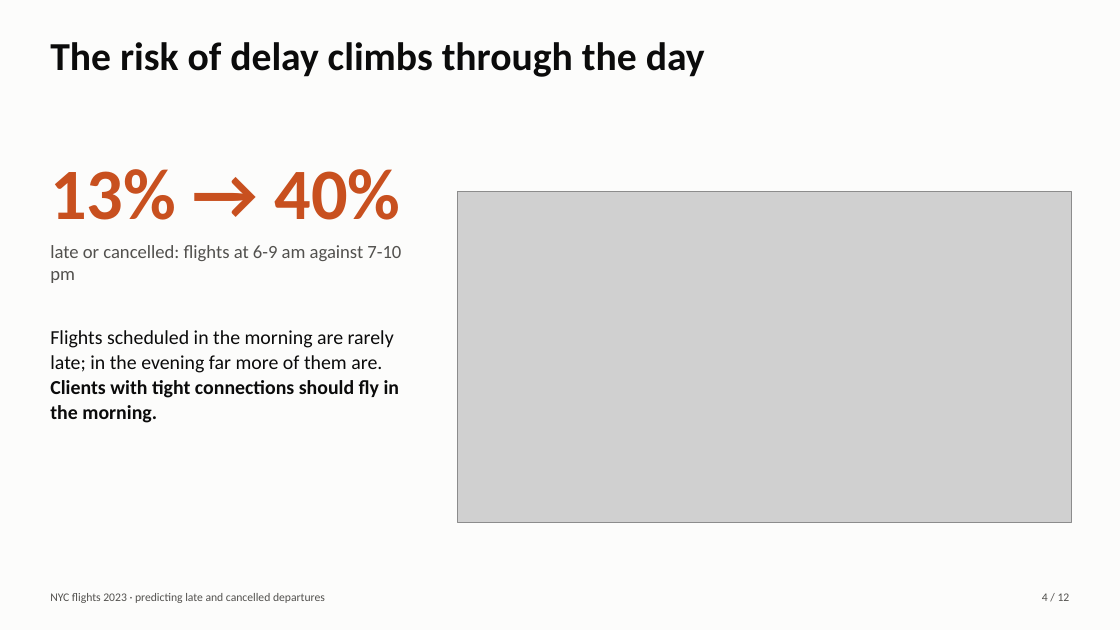
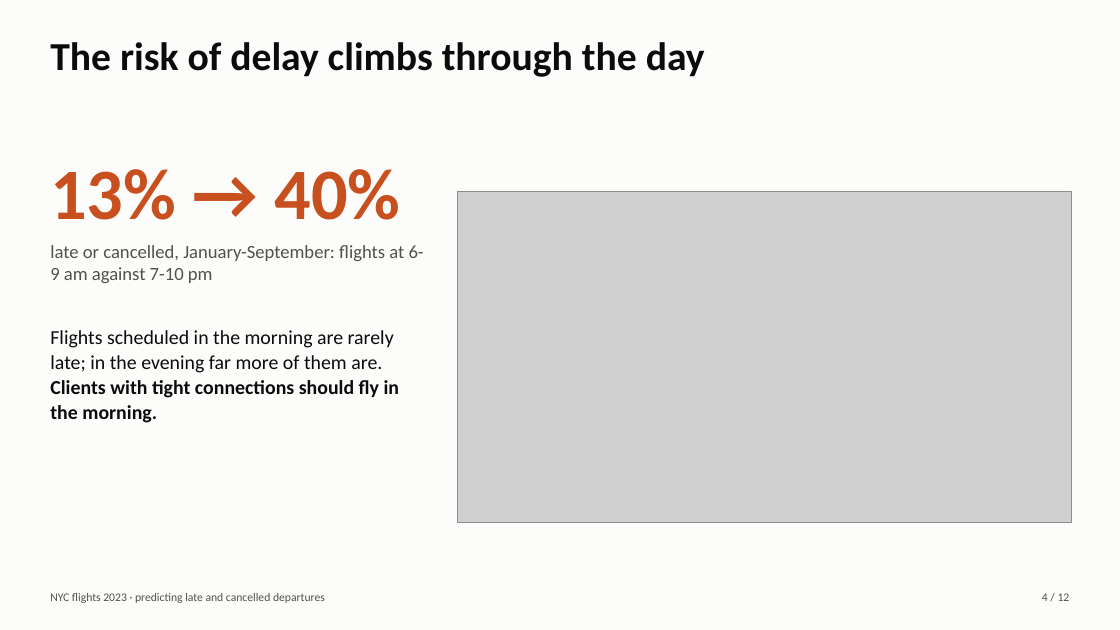
Before and after one commit to bssam99/nyc-flights-2023-delay-prediction, a slide deck: slide 4 of slides/deck.pptx. Drawn at 1120x630 pixels with LibreOffice and Linux fonts; fonts in the diff are those of the drawing; grey boxes stand for pictures. Boxes give left, top, right and bottom in pixels: in the first picture for what was removed or moved away, otherwise in the second. Text is boxed around its words. In the diff, an @@ line names an element or a change of style, - is before the commit and + after.

```diff
--- a/slides/deck.pptx
+++ b/slides/deck.pptx
@@ text at (x1=50, y1=245, x2=424, y2=283): text changed @@
-late or cancelled: flights at 6-9 am against 7-10 pm
+late or cancelled, January-September: flights at 6-9 am against 7-10 pm
```
Also in this commit, not shown: 7 other slides changed, 21 other files.
